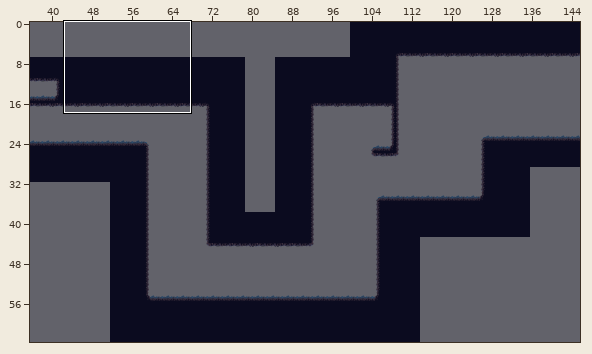
Two versions of a level (Tiled map, PR2/Ott - An Elemental Journey/resources/levels/WaterBossMap.tmx). The picture above shows the old version from afar; the outline marks the close-up.
Close-up. The starting point:
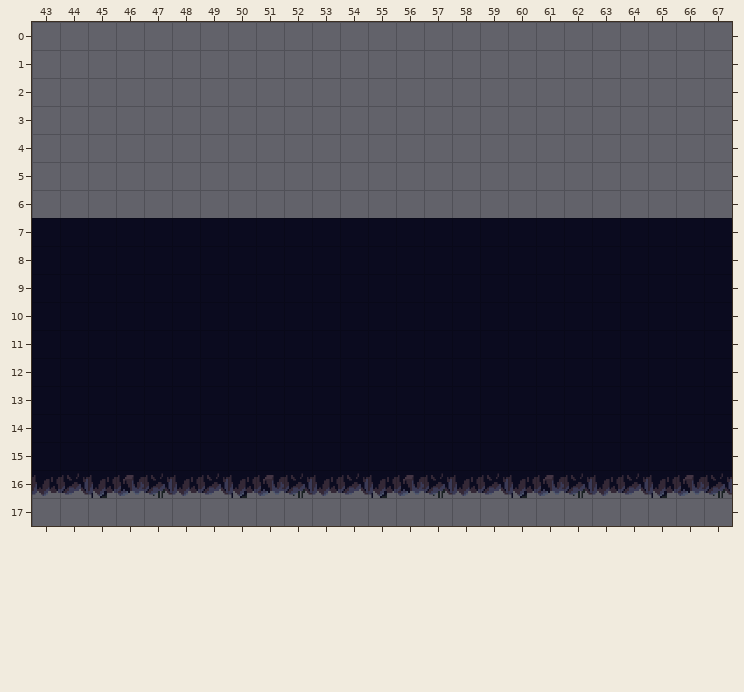
Cells are 32x32 px. Shown: x 43..67, y 0..17. The commit also changed other parts of the map, which this record leaves out. The old version is drawn lined up with the new one.
Now the later version:
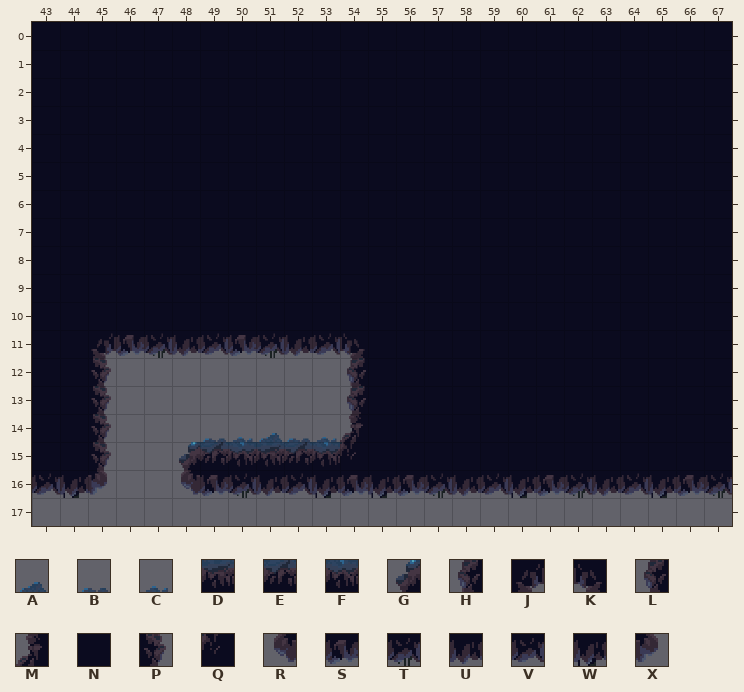
Key: from "Tiles_Agua_Bosque": A 6, B 7, C 8, D 26, E 27, F 28, G 44, H 64, J 66, K 68, L 84, M 88, N 89, P 90, Q 108, R 124, S 125, T 126, U 127, V 128, W 129, X 130.
_ is an empty cell.
Changes in this commit:
{"change": "map size 211x64 -> 221x64 cells (old content now starts at 10,0; both pictures use the new coordinates)"}
{"where": "layer \"Capa de patrones 1\""}
{"y":0,"x":43,"old":"_________________________","new":"NNNNNNNNNNNNNNNNNNNNNNNNN"}
{"y":1,"x":43,"old":"_________________________","new":"NNNNNNNNNNNNNNNNNNNNNNNNN"}
{"y":2,"x":43,"old":"_________________________","new":"NNNNNNNNNNNNNNNNNNNNNNNNN"}
{"y":3,"x":43,"old":"_________________________","new":"NNNNNNNNNNNNNNNNNNNNNNNNN"}
{"y":4,"x":43,"old":"_________________________","new":"NNNNNNNNNNNNNNNNNNNNNNNNN"}
{"y":5,"x":43,"old":"_________________________","new":"NNNNNNNNNNNNNNNNNNNNNNNNN"}
{"y":6,"x":43,"old":"_________________________","new":"NNNNNNNNNNNNNNNNNNNNNNNNN"}
{"y":11,"x":45,"old":"NNNNNNNNNN","new":"JSTUVSTUVK"}
{"y":12,"x":45,"old":"NNNNNNNNNN","new":"P________H"}
{"y":13,"x":45,"old":"NNNNNNNNNN","new":"P________L"}
{"y":14,"x":45,"old":"NNNNNNNNNN","new":"P___BCABCM"}
{"y":15,"x":45,"old":"NNNNNNNNNN","new":"P__GEFDEFQ"}
{"y":16,"x":43,"old":"UVWSTUVWSTUV","new":"VWX__RSTUVWS"}
{"label":"added","picture_box":[32,22,732,218]}
{"label":"changed","picture_box":[32,333,368,498]}
